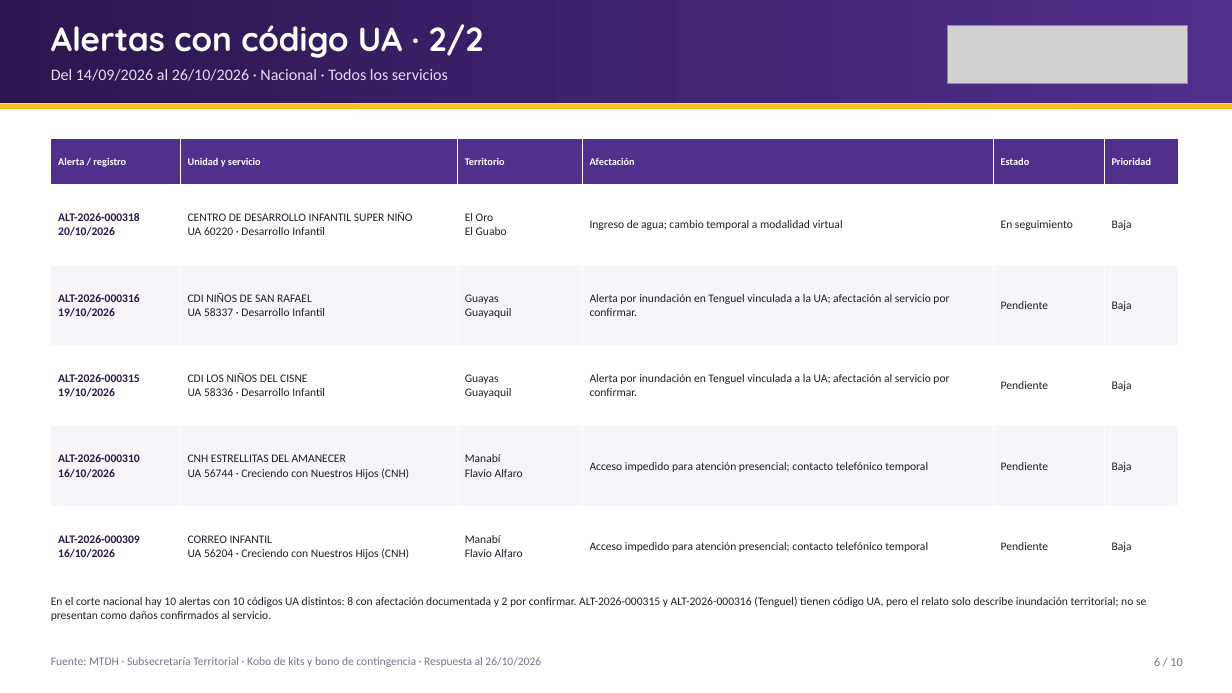
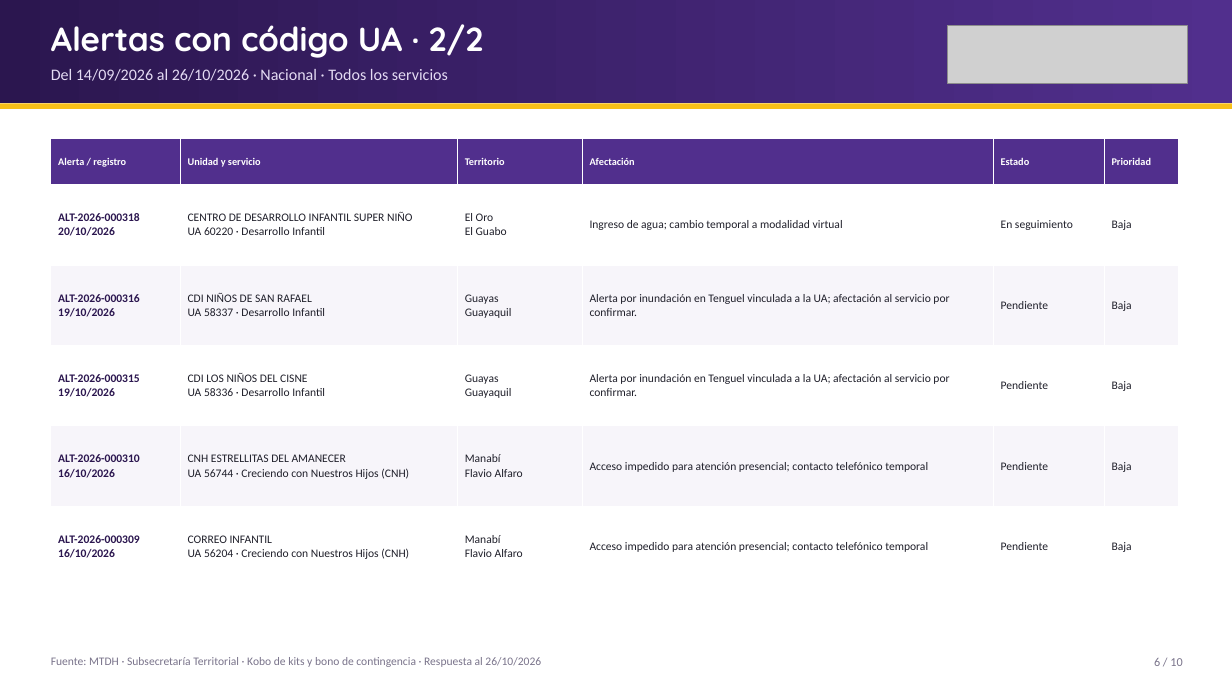
Before and after one commit to JuanAmbuludi/Sistema-Reporte-MTDH, a slide deck: slide 6 of docs/reportes/Seguimiento_ENOS_2026-10-26.pptx. Drawn at 1232x693 pixels with LibreOffice and Linux fonts; fonts in the diff are those of the drawing; grey boxes stand for pictures. Boxes give left, top, right and bottom in pixels: in the first picture for what was removed or moved away, otherwise in the second. Text is boxed around its words. In the diff, an @@ line names an element or a change of style, - is before the commit and + after.

```diff
--- a/docs/reportes/Seguimiento_ENOS_2026-10-26.pptx
+++ b/docs/reportes/Seguimiento_ENOS_2026-10-26.pptx
@@ text removed at (51, 596, 1146, 621) @@
-En el corte nacional hay 10 alertas con 10 códigos UA distintos: 8 con afectación documentada y 2 por confirmar. ALT-2026-000315 y ALT-2026-000316 (Tenguel) tienen código UA, pero el relato solo describe inundación territorial; no se presentan como daños confirmados al servicio.
```
Also in this commit, not shown: 6 other slides changed, 10 other files.
